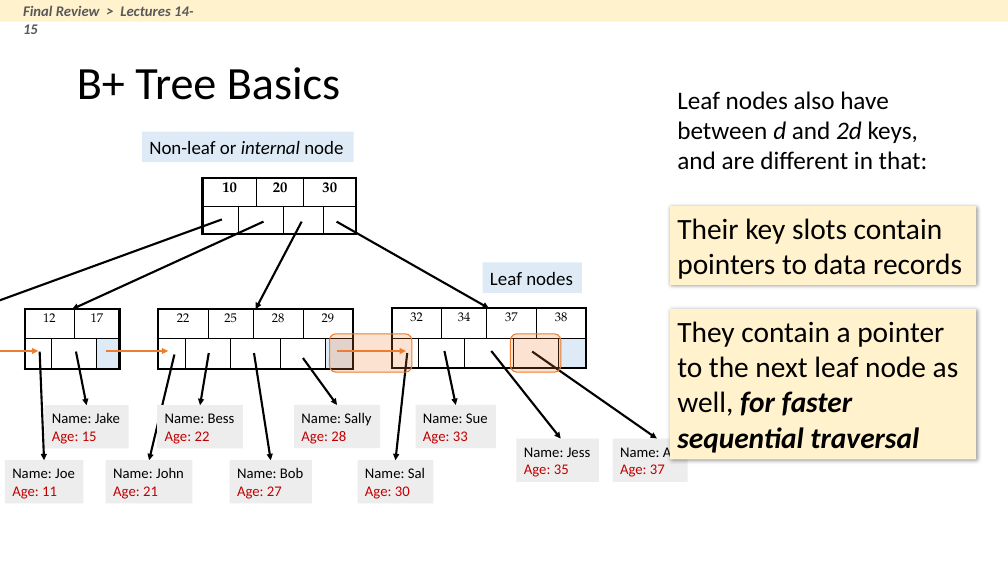
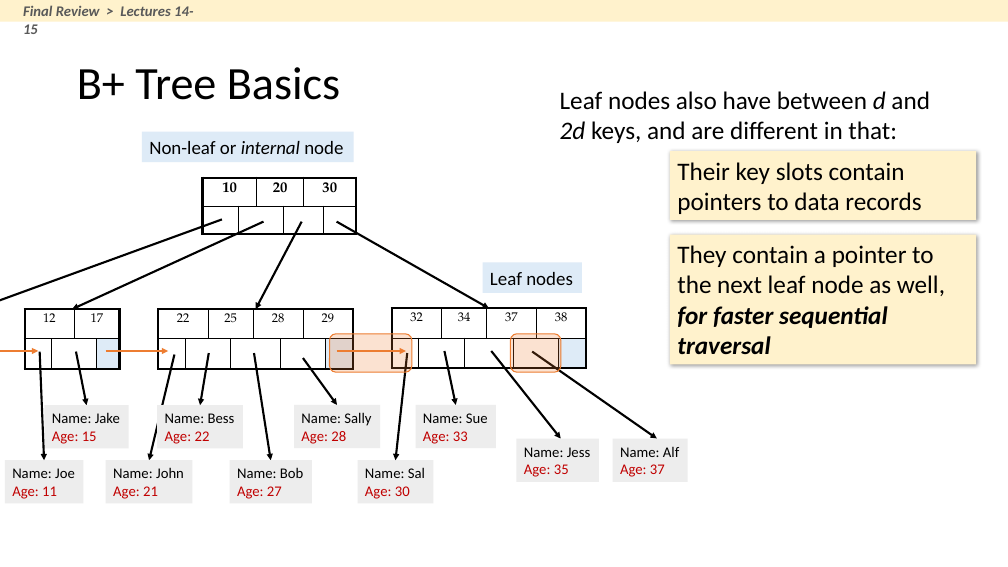
Before and after one commit to XIEQ/cs145-notebooks, a slide deck: slide 14 of final/final_review.pptx. Drawn at 1008x567 pixels with LibreOffice and Linux fonts; fonts in the diff are those of the drawing. Boxes give left, top, right and bottom in pixels: in the first picture for what was removed or moved away, otherwise in the second. Text is boxed around its words. In the diff, an @@ line names an element or a change of style, - is before the commit and + after.

```diff
--- a/final/final_review.pptx
+++ b/final/final_review.pptx
@@ text "Leaf nodes also have between ..." rewrapped from (677,91,928,169) to (560,91,930,143) @@
@@ rectangle "Their key slots contain pointers ...": place and size @@
-rectangle "Their key slots contain pointers ..." at (670,206,976,285)
+rectangle "Their key slots contain pointers ..." at (670,151,976,220)
@@ rectangle "Their key slots contain pointers ..." at (670,151,976,220): size 28 to 24 pt @@
@@ rectangle "They contain a pointer to ..." at (670,234,976,364): size 28 to 24 pt @@
@@ rectangle "They contain a pointer to ...": place and size @@
-rectangle "They contain a pointer to ..." at (670,309,976,460)
+rectangle "They contain a pointer to ..." at (670,234,976,364)
```
Also in this commit, not shown: 10 other slides changed, 1 slide added, 3 other files.
